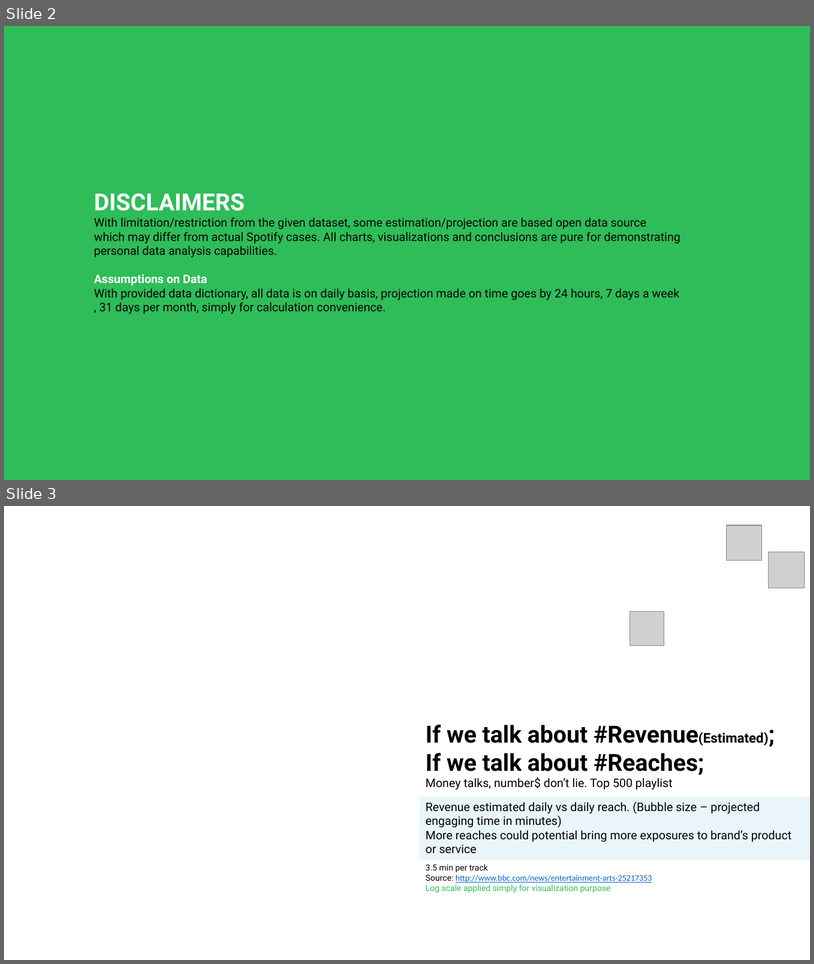
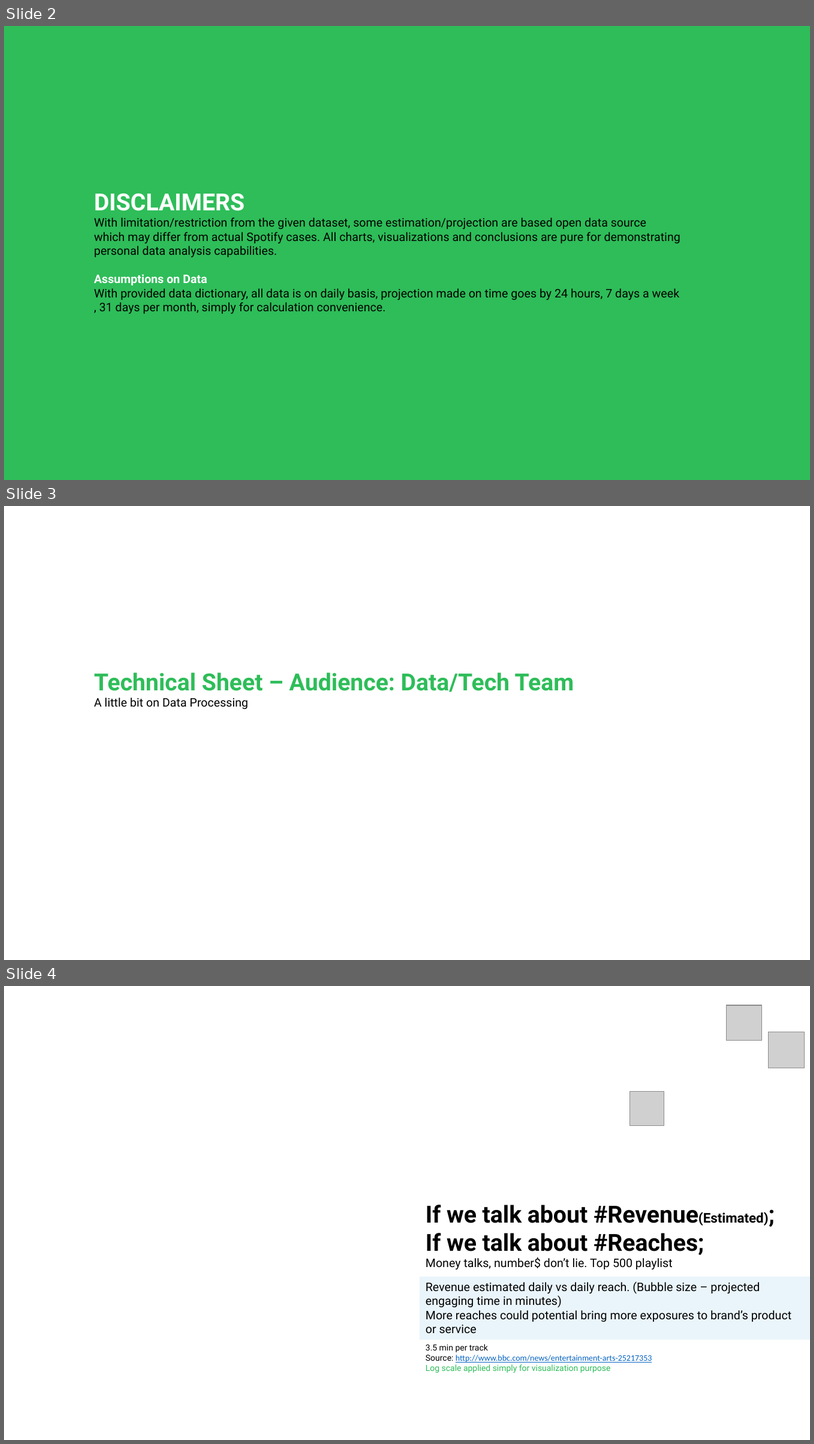
Before and after one commit to alonnir/playlist_summary_analysis, a slide deck: Presentation.pptx. Shown one above the other, each under a label of ours: slides 2 and 3 before the commit, slides 2, 3 and 4 after it. The pictures are 814x964 and 814x1444 pixels, drawn with LibreOffice and Linux fonts; fonts in the diff are those of the drawing; grey boxes stand for pictures; background and template pictures are left out. Boxes give left, top, right and bottom in pixels: in the first picture for what was removed or moved away, otherwise in the second. Text is boxed around its words. In the diff, an @@ line names an element or a change of style, - is before the commit and + after.

```diff
--- a/Presentation.pptx
+++ b/Presentation.pptx
@@ slide 3 added at <box>4,506,810,960</box>, background #FFFFFF @@
@@ text added at <box>94,672,575,709</box>, 28 pt, text #2EBD59, bold @@
+Technical Sheet – Audience: Data/Tech Team
+A little bit on Data Processing
@@ what was slide 3 is now slide 4 @@
```
Also in this commit, not shown: 1 slide changed, 7 other files.
